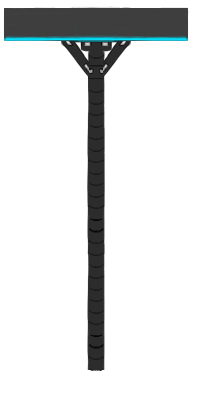
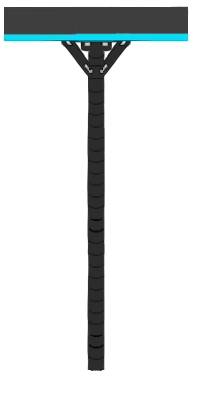
Comparing the layer stacks of the two 200 × 415 images. Changes:
renamed "Calque 10" to "Calque 15", painted on it over [3, 6, 77, 40]
renamed "Calque 11" to "Calque 14", painted on it over [114, 6, 189, 40]
painted on "Calque 5" over [70, 7, 122, 39]
